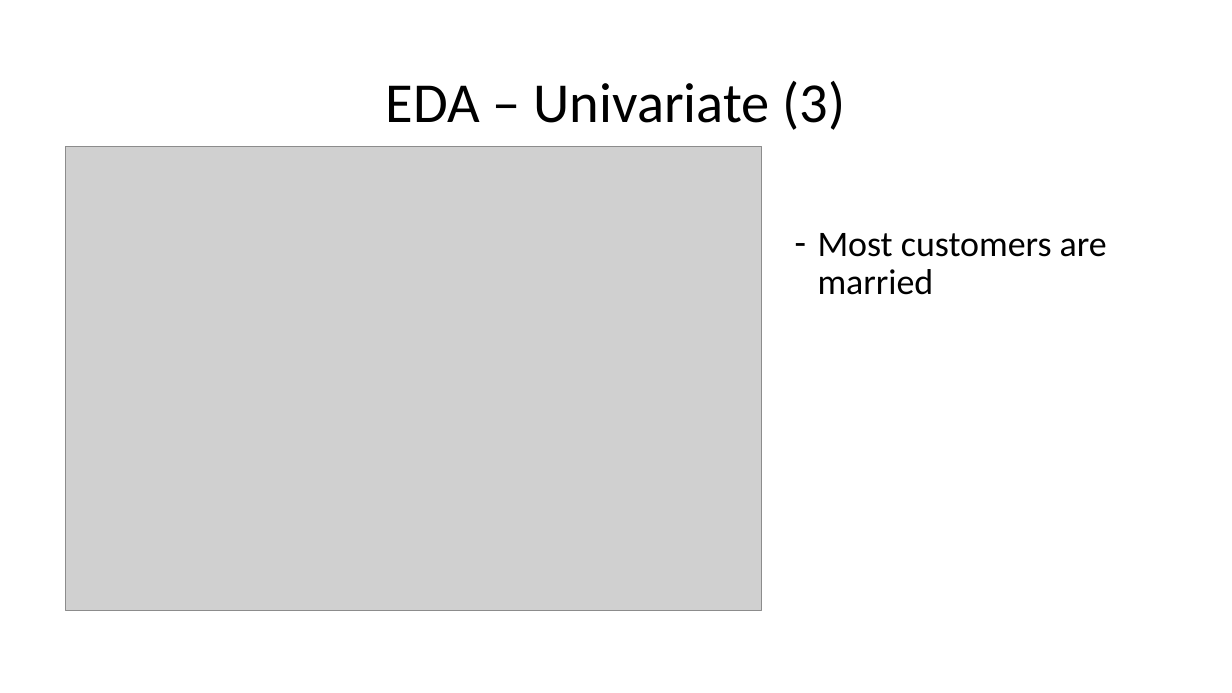
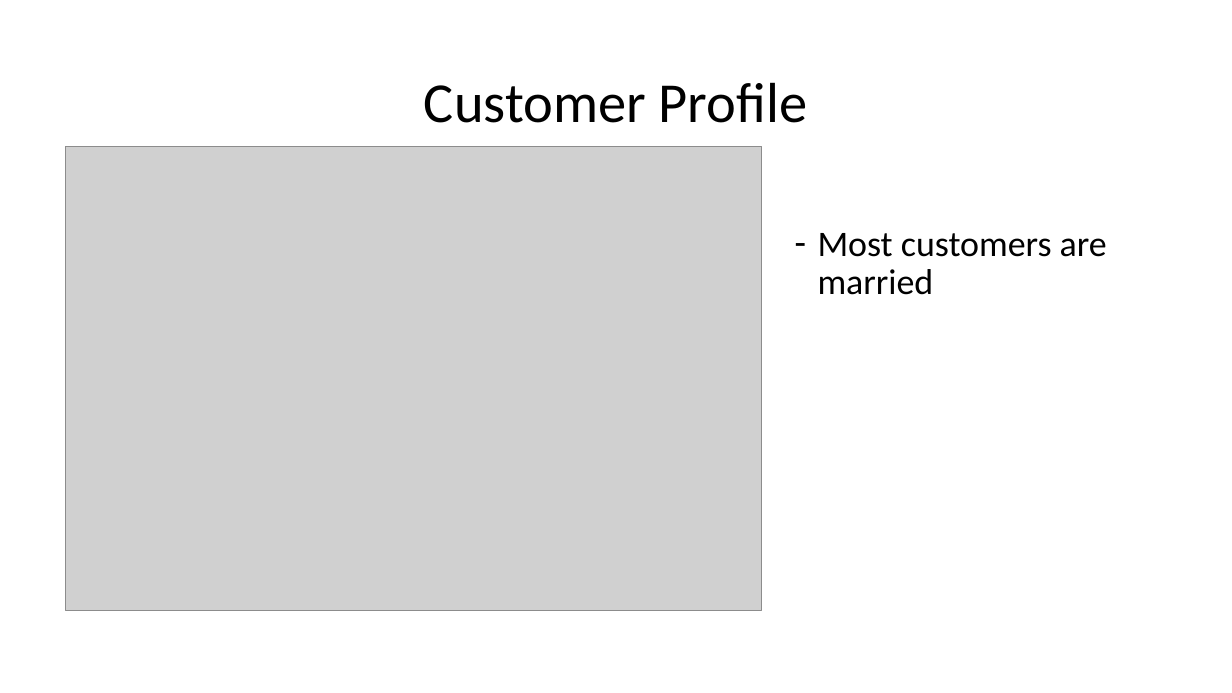
Before and after one commit to abdullahayas123/Tes-Model-Marketing-Scipy, a slide deck: slide 16 of Presentation-1.pptx (slide 15 before the commit). Drawn at 1232x693 pixels with LibreOffice and Linux fonts; fonts in the diff are those of the drawing; grey boxes stand for pictures. Boxes give left, top, right and bottom in pixels: in the first picture for what was removed or moved away, otherwise in the second. Text is boxed around its words. In the diff, an @@ line names an element or a change of style, - is before the commit and + after.

```diff
--- a/Presentation-1.pptx
+++ b/Presentation-1.pptx
@@ title at (424, 82, 807, 123): text changed @@
-EDA – Univariate (3)
+Customer Profile
```
Also in this commit, not shown: 14 other slides changed, 4 slides added, 1 slide removed.
